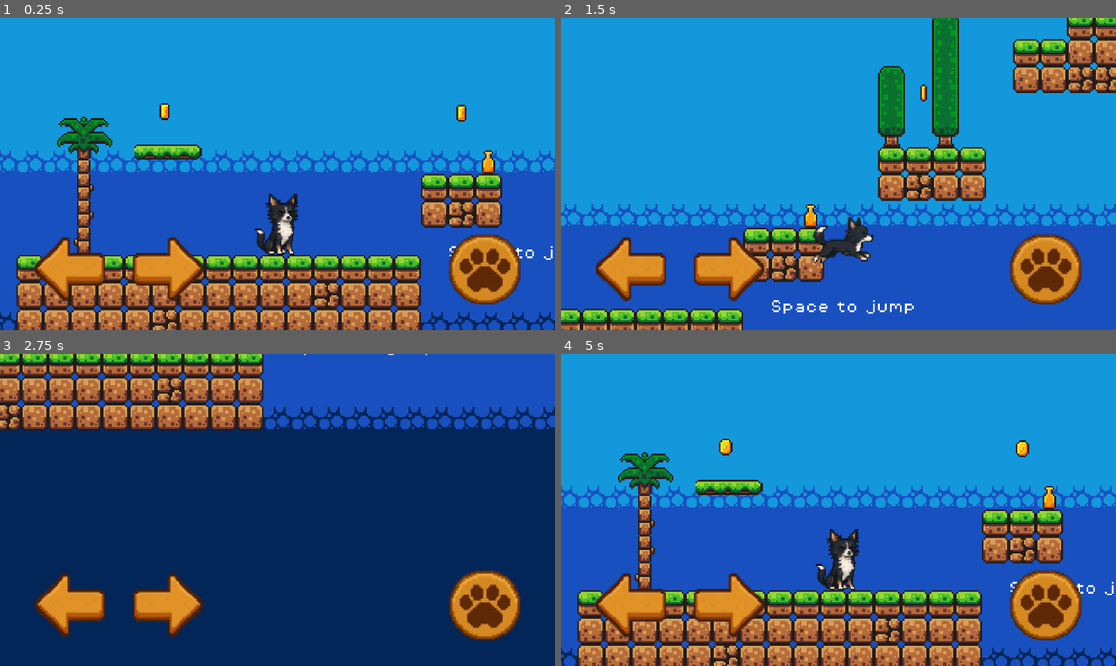
Above: before the commit, frames 1-4 (two rows, left to right).
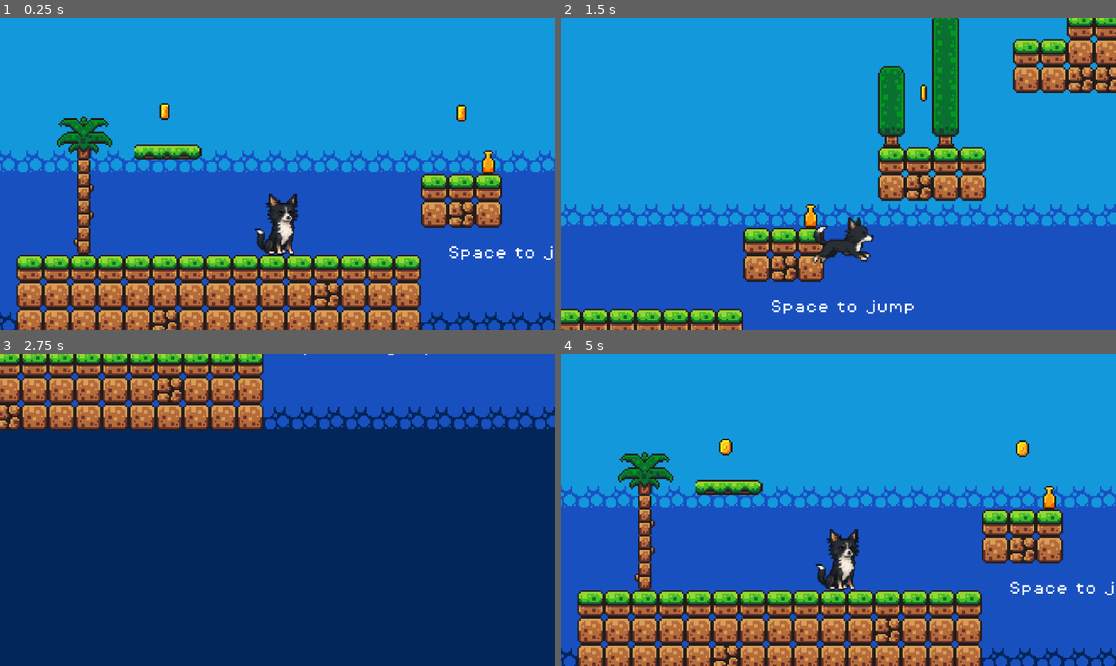
Above: after the commit, the same moments.

Repository: jvieirar/godot-basic-tuto
Game: Godot game, scene res://scenes/game.tscn
Same seed, same stepped clock (60 frames per second), same inputs: the game is played once before the commit and once after it.
Inputs (mouse positions are in pixels of both pictures, inside the frame that each line leads up to):
- Up to frame 1 (0.25 s): no input
- Up to frame 2 (1.5 s): move the mouse to (960, 158) at 0.52 s; hold Right (move_right) 0.53-1.25 s; tap Space (jump) at 0.6, 0.77, 1.07 s; click (960, 158) at 0.67 s; drag from (727, 189) to (960, 127) at 1.27 s
- Up to frame 3 (2.75 s): move the mouse to (333, 441) at 2.02 s; hold Left (move_left) from 2.03 s (still down); tap Space (jump) at 2.1 s
- Up to frame 4 (5 s): release Left (move_left) at 2.75 s; drag from (810, 572) to (672, 463) at 2.77 s; move the mouse to (1005, 556) at 3.52 s; hold Right (move_right) 3.53-4.25 s; tap Space (jump) at 3.6, 3.77, 4.07 s; drag from (672, 463) to (1054, 603) at 4.27 s

The runs differ from the first frame. In frame 1, 5.4% of the frame differs, in the area x 6-94%, y 69-92%; in frame 2, 5.4%; in frame 3, 5.3%; in frame 4, 5.4%.

Commit message:
show touch controls only on mobile

Diff:
--- a/scenes/touch_controls.tscn
+++ b/scenes/touch_controls.tscn
@@ -6,6 +6,7 @@
 [ext_resource type="Texture2D" uid="uid://b3hrrp762g74" path="res://assents/sprites/jump_icon.png" id="3_c1tq5"]
 
 [node name="TouchControls" type="CanvasLayer"]
+visible = false
 script = ExtResource("1_notdv")
 
 [node name="ButtonLeft" type="TouchScreenButton" parent="."]
--- a/scripts/touch_controls.gd
+++ b/scripts/touch_controls.gd
@@ -11,38 +11,49 @@
 const BUTTON_SPACING = 10  # Space between buttons
 
 func _ready():
+	# Check if touchscreen is available
+	var is_mobile = OS.get_name() == "Android" or OS.get_name() == "iOS" or OS.has_feature("web_android")or OS.has_feature("web_ios")
+	print("is touch available? ", is_mobile)
+	if not is_mobile:
+		# Hide the controls if no touchscreen is detected
+		visible = false
+		return
+
+	# for not touchable:
+	visible = true
+
 	# Apply scale to buttons
-  apply_button_scale()
+	apply_button_scale()
 	# Position buttons relative to screen edges
-  position_buttons()
+	position_buttons()
 	# Connect to window resize signal to reposition buttons when screen size changes
-  get_tree().root.size_changed.connect(position_buttons)
+	get_tree().root.size_changed.connect(position_buttons)
 
 func apply_button_scale():
-  button_left.scale = Vector2(BUTTON_SCALE, BUTTON_SCALE)
-  button_right.scale = Vector2(BUTTON_SCALE, BUTTON_SCALE)
-  button_jump.scale = Vector2(BUTTON_SCALE, BUTTON_SCALE)
+	button_left.scale = Vector2(BUTTON_SCALE, BUTTON_SCALE)
+	button_right.scale = Vector2(BUTTON_SCALE, BUTTON_SCALE)
+	button_jump.scale = Vector2(BUTTON_SCALE, BUTTON_SCALE)
 
 func position_buttons():
-  var viewport_size = get_viewport().size
+	var viewport_size = get_viewport().size
 
-  #var BUTTON_SCALE = button_left.scale.x
+	#var BUTTON_SCALE = button_left.scale.x
 
-  # Calculate scaled dimensions
-  var left_width = button_left.texture_normal.get_width() * BUTTON_SCALE
-  var left_height = button_left.texture_normal.get_height() * BUTTON_SCALE
+	# Calculate scaled dimensions
+	var left_width = button_left.texture_normal.get_width() * BUTTON_SCALE
+	var left_height = button_left.texture_normal.get_height() * BUTTON_SCALE
 
-  # Position left button at bottom left with padding
-  button_left.position = Vector2(MARGIN_X, viewport_size.y - left_height - MARGIN_Y)
+	# Position left button at bottom left with padding
+	button_left.position = Vector2(MARGIN_X, viewport_size.y - left_height - MARGIN_Y)
 
-  # Position right button next to left button with spacing
-  button_right.position = Vector2(
-	button_left.position.x + left_width + BUTTON_SPACING,
-	button_left.position.y
-  )
+	# Position right button next to left button with spacing
+	button_right.position = Vector2(
+		button_left.position.x + left_width + BUTTON_SPACING,
+		button_left.position.y
+	)
 
-  # Position jump button at bottom right with padding
-  button_jump.position = Vector2(
-	viewport_size.x - (button_jump.texture_normal.get_width() * BUTTON_SCALE) - MARGIN_X,
-	viewport_size.y - (button_jump.texture_normal.get_height() * BUTTON_SCALE) - MARGIN_Y
-  )
+	# Position jump button at bottom right with padding
+	button_jump.position = Vector2(
+		viewport_size.x - (button_jump.texture_normal.get_width() * BUTTON_SCALE) - MARGIN_X,
+		viewport_size.y - (button_jump.texture_normal.get_height() * BUTTON_SCALE) - MARGIN_Y
+	)
